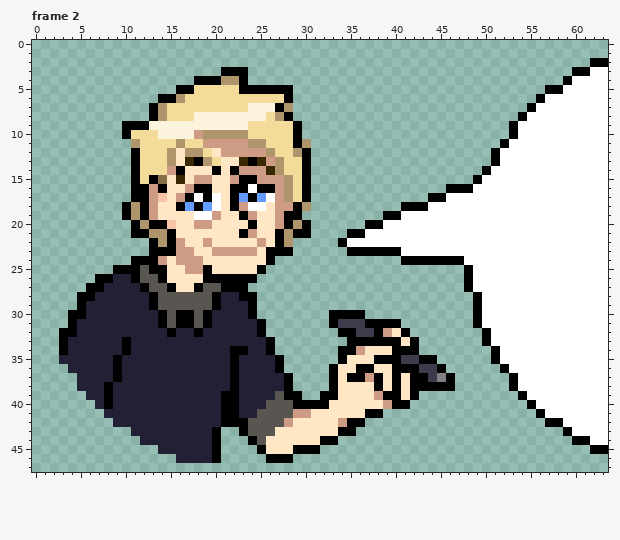
Edited in one commit: animated GIF sprite (websiteMeSpeechLeft.gif). Above: the version before the commit.
The file is 320x240 pixels, drawn in blocks of 5x5; one block is one cell here. Colours within 5 levels of each other are drawn and written as one. Shown: frame 2. The commit also changed other frames, which this record leaves out.
New version:
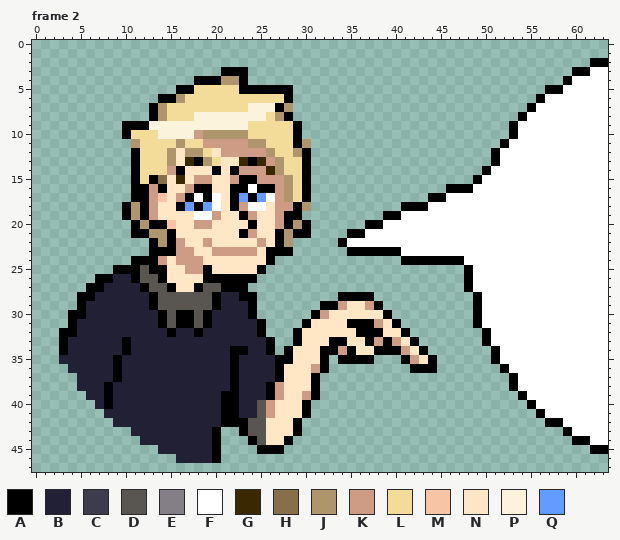
Palette (. is transparent): A #000000  B #222034  C #3d3c4c  D #595652  E #847e87  F #ffffff  G #3a2802  H #866f49  J #ae956b  K #ce9c85  L #f3dc99  M #f7c4a5  N #ffe7c5  P #fbf3dc  Q #639bff
Diff:
Frame 2:
y 28: x 34..37 .... -> AAAA
y 29: x 32..38 ....... -> AAKNNKA
y 30: x 31..39 ..AAAA... -> AKNNNNNNA
y 31: x 30..36 ...ACCC -> ANNNNAA; x 38..39 AA -> KN
y 32: x 29..37 .....AACC -> ANNNNNNAA; x 39 K -> N
y 33: x 29..36 ......AA -> ANNNAANN; x 38 A -> K; x 40 A -> K
y 34: x 28..34 ......A -> ANNNAAK; x 36 K -> N; x 38..39 NN -> AA; x 41..43 AA. -> KNA
y 35: x 28..32 ..... -> ANNNA; x 35..43 NNNAAACCA -> AAA...AKN
y 36: x 28..41 .....ANNAANNAA -> NNNKA.........; x 43..45 CCA -> AA.
y 37: x 27..31 BA... -> ANNNA; x 33..46 ANAAKANANAACEA -> ..............
y 38: x 26..31 BBA... -> AKNNNA; x 33..46 ANNNNANANAAAAA -> ..............
y 39: x 26..42 BDAA..AANNNNKAANA -> AKNNKA...........
y 40: x 25..29 BDDDA -> DKNNN; x 31..41 AANNNNNNKAA -> ...........
y 41: x 26..38 DDDKKNNNNNNAA -> KNNNA........
y 42: x 26..36 DDKNNNNNKAA -> NNNA.......
y 43: x 26 D -> N; x 29..35 NNNNNAA -> A......
y 44: x 28..33 NNNNAA -> A.....
y 45: x 26..31 NNNAAA -> AA....
y 46: x 26..28 AAA -> ...
Where, in picture pixels (left, top, right, bottom), the same in both pictures:
changed: (257, 292, 455, 463)
